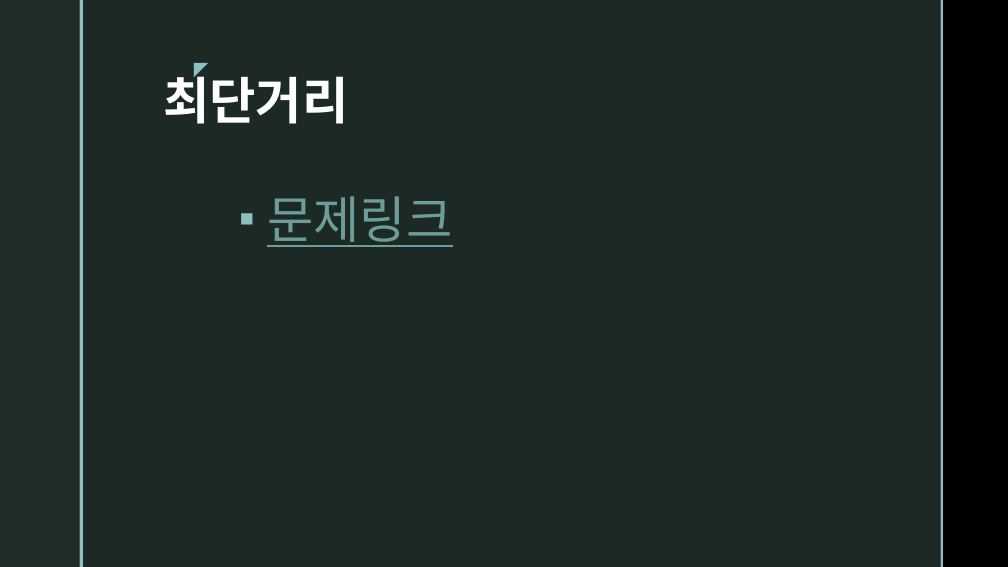
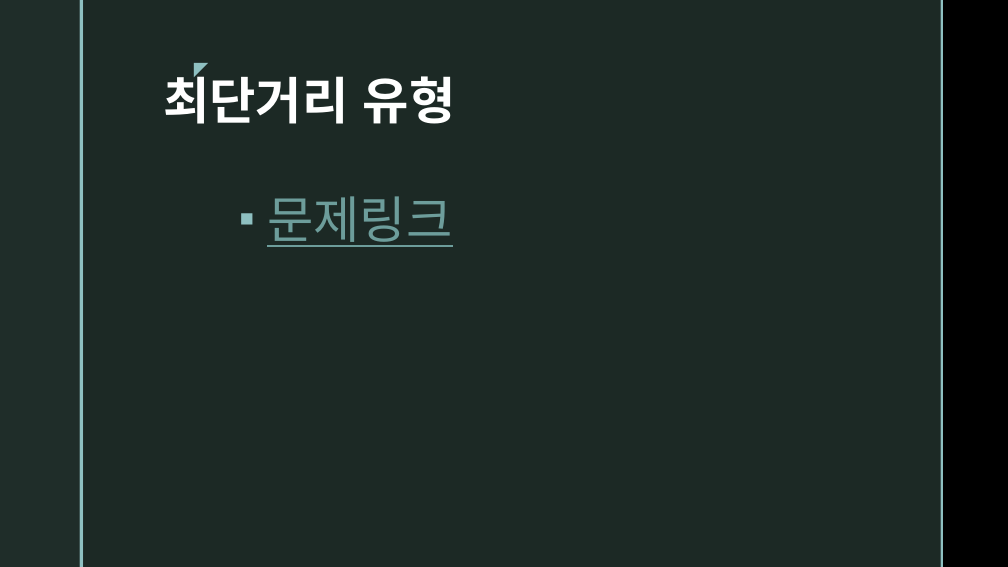
Before and after one commit to arkchimy/_Algorithm, a slide deck: slide 1 of Programmers/DFS_BFS_Logic/게임 맵(최단거리유형).pptx. Drawn at 1008x567 pixels with LibreOffice and Linux fonts; fonts in the diff are those of the drawing; background and template pictures are left out. Boxes give left, top, right and bottom in pixels: in the first picture for what was removed or moved away, otherwise in the second. Text is boxed around its words. In the diff, an @@ line names an element or a change of style, - is before the commit and + after.

Commit message:
[최단거리 Update ] 내용 업데이트

```diff
--- a/Programmers/DFS_BFS_Logic/게임 맵(최단거리유형).pptx
+++ b/Programmers/DFS_BFS_Logic/게임 맵(최단거리유형).pptx
@@ text at (163, 68, 456, 124): text changed @@
-최단거리
+최단거리 유형
```
Also in this commit, not shown: 2 other slides changed.
